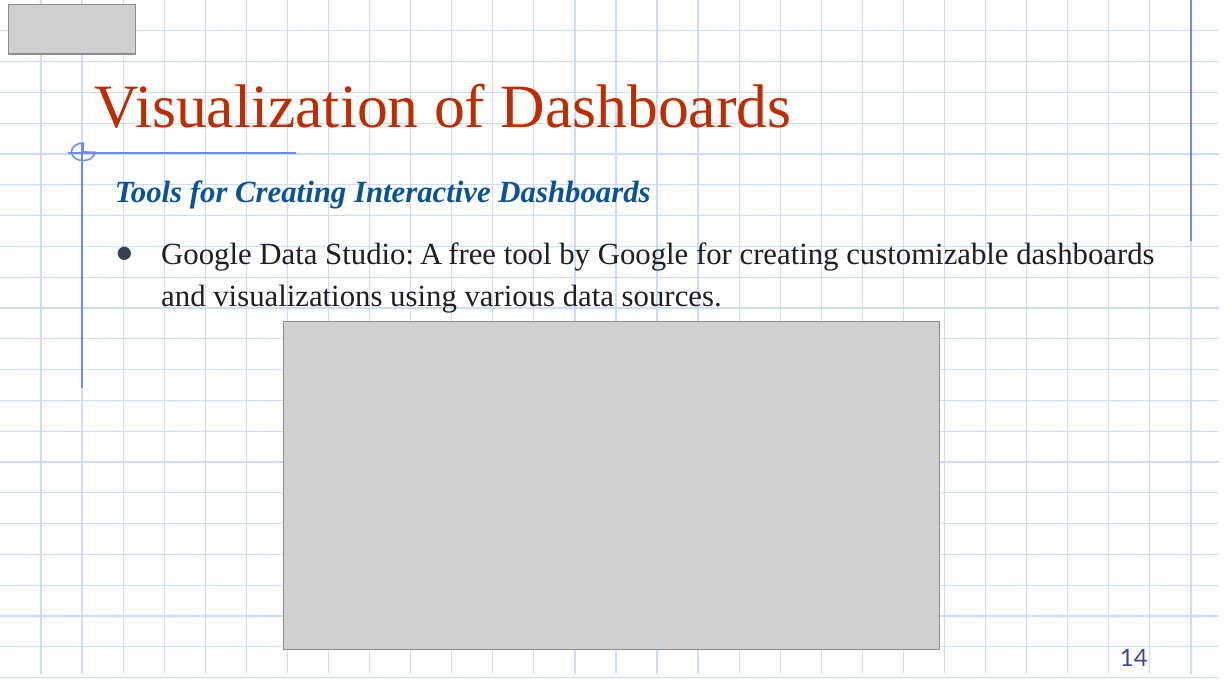
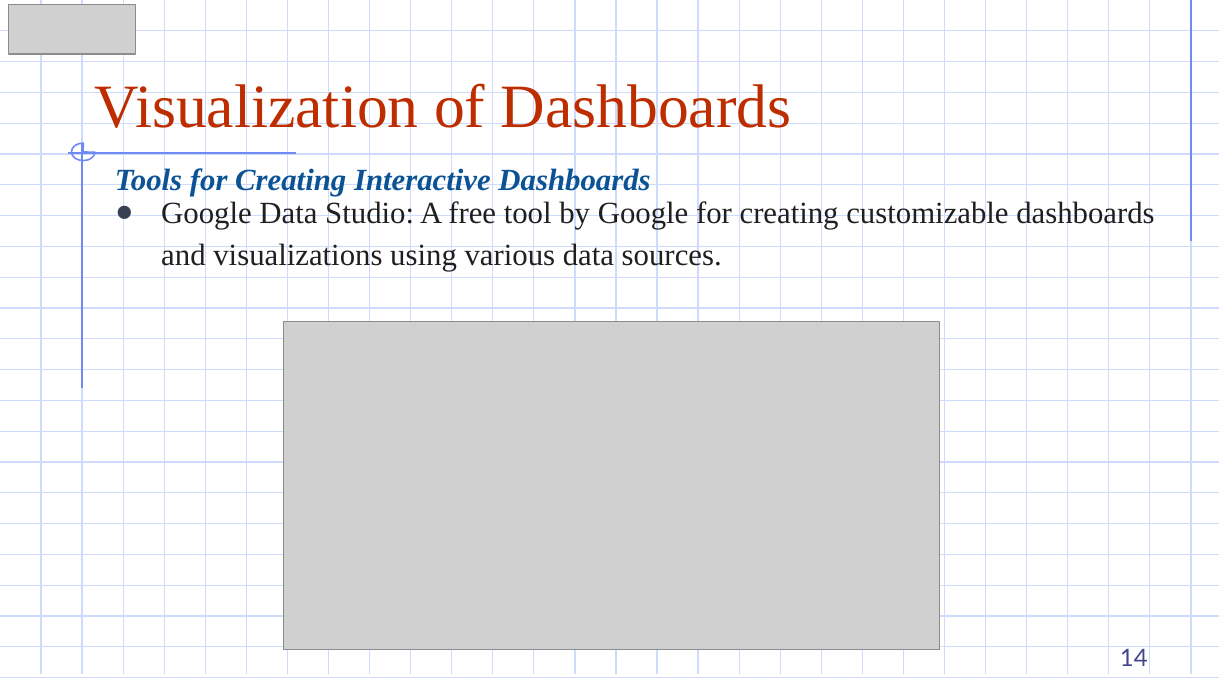
Before and after one commit to DazielNguyen/DBM302m, a slide deck: slide 14 of slides/2.4 Visualization of Dashboards.pptx. Drawn at 1232x693 pixels with LibreOffice and Linux fonts; fonts in the diff are those of the drawing; grey boxes stand for pictures. Boxes give left, top, right and bottom in pixels: in the first picture for what was removed or moved away, otherwise in the second. Text is boxed around its words. In the diff, an @@ line names an element or a change of style, - is before the commit and + after.

```diff
--- a/slides/2.4 Visualization of Dashboards.pptx
+++ b/slides/2.4 Visualization of Dashboards.pptx
@@ text "Tools for Creating Interactive Dashboards": place and size @@
-text "Tools for Creating Interactive Dashboards" at [115, 178, 650, 208]
+text "Tools for Creating Interactive Dashboards" at [115, 166, 650, 196]
@@ text "Google Data Studio: A free ...": place and size @@
-text "Google Data Studio: A free ..." at [161, 240, 1154, 312]
+text "Google Data Studio: A free ..." at [161, 199, 1154, 271]
```
Also in this commit, not shown: 4 other slides changed, 15 other files.
